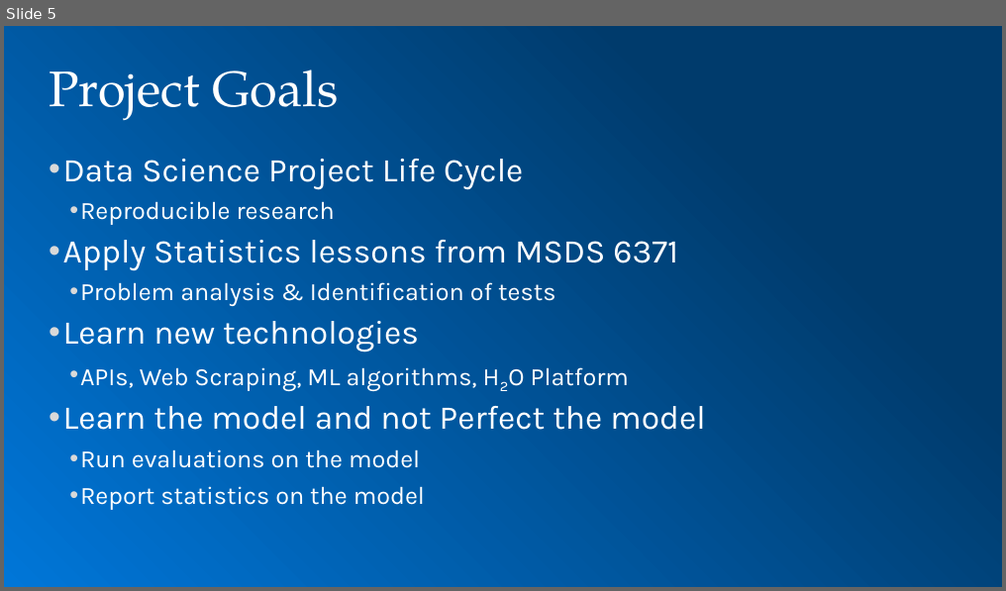
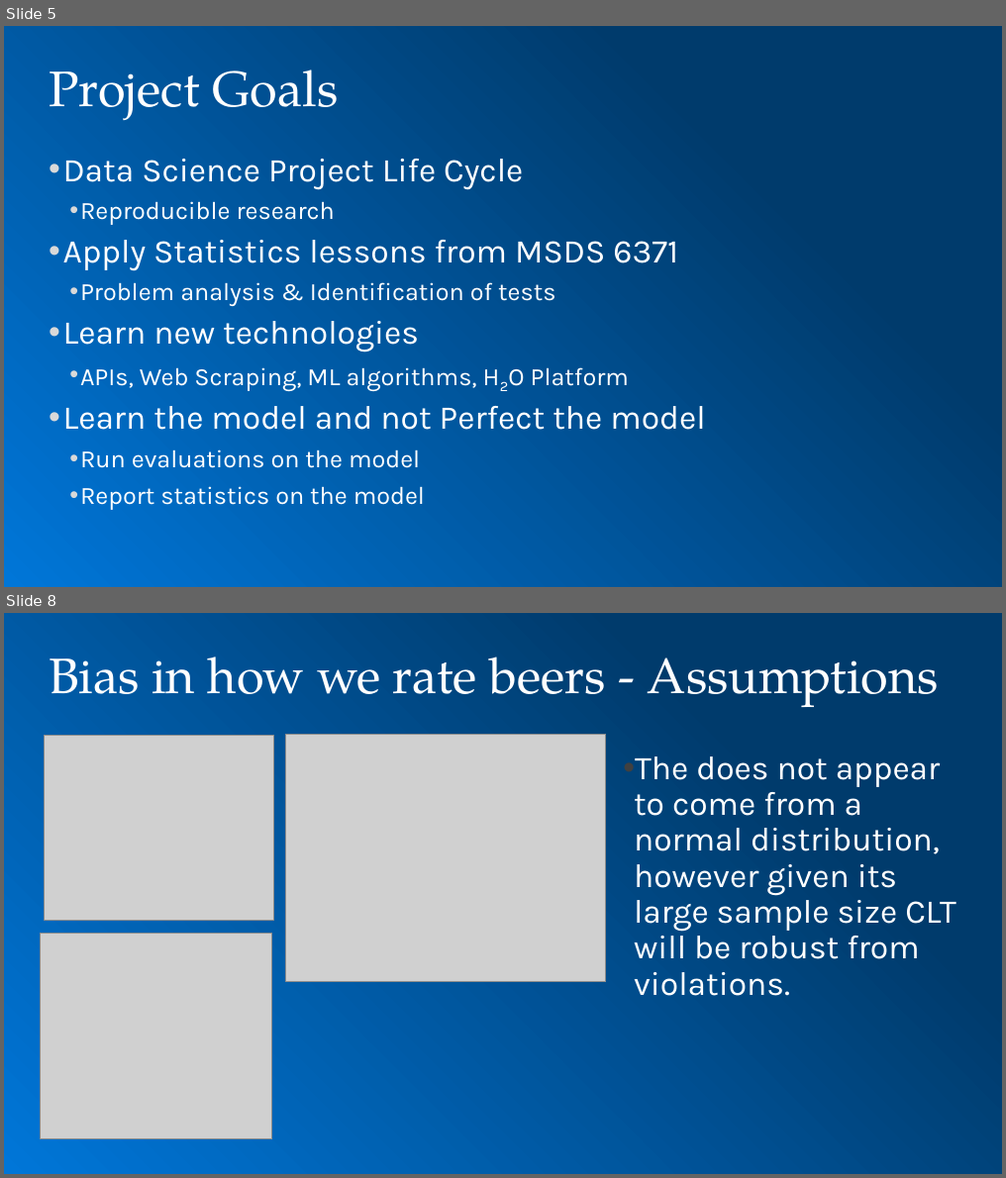
Before and after one commit to toadies/MSDS_CaseStudy2, a slide deck: presentation/MSDS 6306 Case Study 2.pptx. Shown one above the other, each under a label of ours: slide 5 before the commit, slides 5 and 8 after it; the slides between them are not shown. The pictures are 1006x591 and 1006x1178 pixels, drawn with LibreOffice and Linux fonts; fonts in the diff are those of the drawing; grey boxes stand for pictures; background and template pictures are left out. Boxes give left, top, right and bottom in pixels: in the first picture for what was removed or moved away, otherwise in the second. Text is boxed around its words. In the diff, an @@ line names an element or a change of style, - is before the commit and + after.

```diff
--- a/presentation/MSDS 6306 Case Study 2.pptx
+++ b/presentation/MSDS 6306 Case Study 2.pptx
@@ slide 8 added at (x1=4, y1=613, x2=1002, y2=1174), background gradient #003B6C to #0076D8 @@
@@ title added at (x1=49, y1=657, x2=939, y2=707), 36 pt, text #FFFFFF @@
+Bias in how we rate beers - Assumptions
@@ picture added at (x1=44, y1=736, x2=273, y2=920) @@
@@ picture added at (x1=285, y1=734, x2=606, y2=981) @@
@@ text added at (x1=634, y1=757, x2=955, y2=996), 24 pt, text #FFFFFF @@
+• The does not appear to come from a normal distribution, however given its large sample size CLT will be robust from violations.
@@ picture added at (x1=40, y1=934, x2=272, y2=1139) @@
```
Also in this commit, not shown: 1 slide changed, 3 other slides added, 8 other files.
